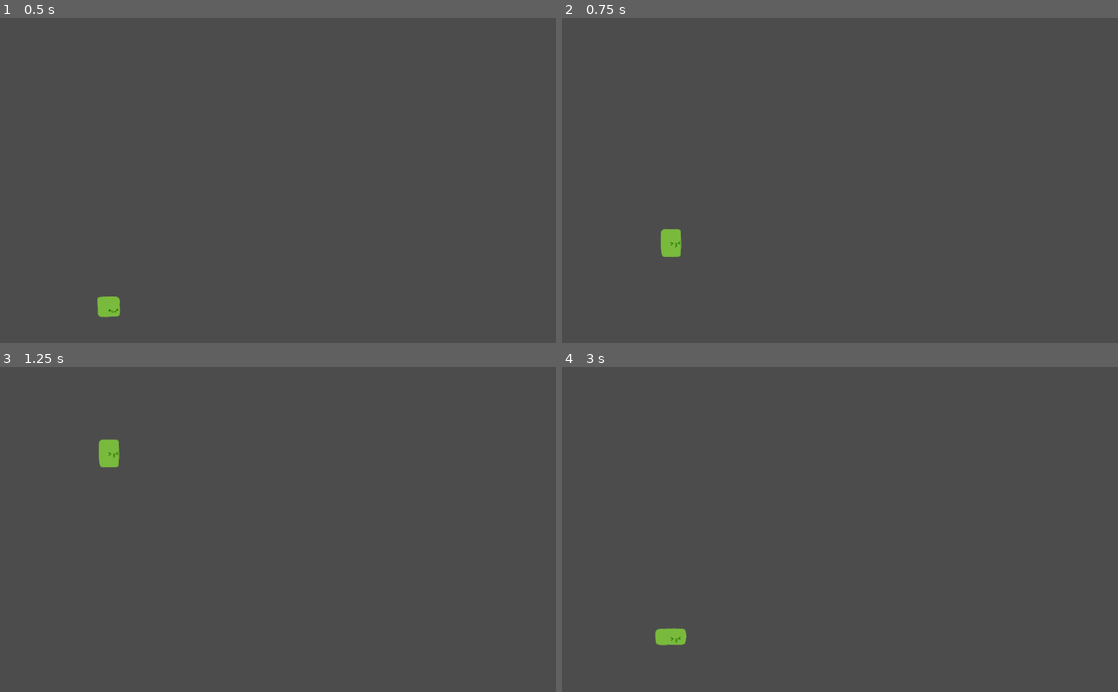
Above: before the commit, frames 1-4 (two rows, left to right).
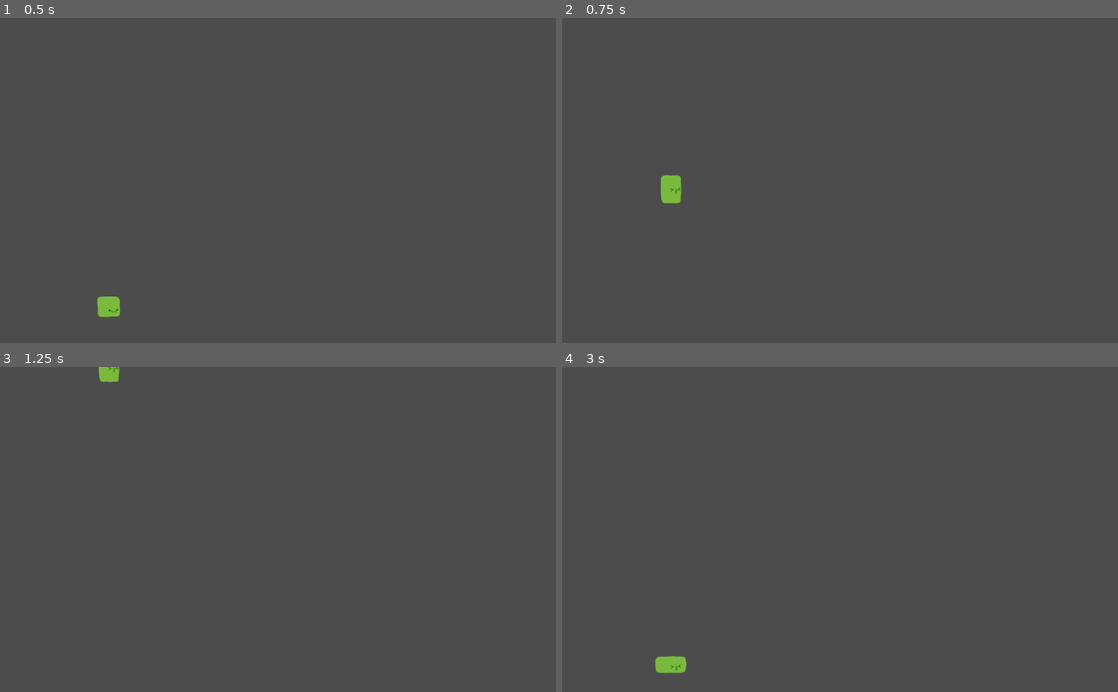
Above: after the commit, the same moments.

Repository: CoryParsnipson/bouncy-block
Game: Godot game, scene res://Main.tscn
The game is run twice, just before and just after one commit, with the same random seed, the same clock (stepped at 60 frames per second) and the same inputs.
Inputs:
- Up to frame 1 (0.5 s): no input
- Up to frame 2 (0.75 s): tap Enter (ui_accept) at 0.5 s; hold Space (ui_select) from 0.53 s (still down)
- Up to frame 3 (1.25 s): keep holding Space (ui_select); tap Enter (ui_accept) at 0.77, 0.8, 1.07 s
- Up to frame 4 (3 s): release Space (ui_select) at 1.28 s; tap Enter (ui_accept) at 1.35, 1.52, 1.82, 2.3 s; tap Space (ui_select) at 1.55, 2.85 s; hold Space (ui_select) 2.03-2.78 s

Frame 1 is identical in both runs. In frame 2, 0.6% of the frame differs, in the area x 17-22%, y 48-74%; in frame 3, 0.5%; in frame 4, 0.6%.

Commit message:
Implement variable length press/jump and fiddle around with numbers.

Diff:
--- a/Main.tscn
+++ b/Main.tscn
@@ -8,3 +8,4 @@
 
 position = Vector2( 200, 300 )
 _sections_unfolded = [ "Transform" ]
+jump_accel = 150
--- a/Player.gd
+++ b/Player.gd
@@ -3,15 +3,17 @@
 export var velocity = Vector2()
 export var acceleration = Vector2()
 
-export var jump_accel = 800
+export var jump_accel = 150
 export var gravity = Vector2(0, 30)
 
 export var disable_input = false
 
-export var max_vel = 0.0
-export var min_vel = 0.0
+var bounds = Rect2()
 
-var bounds = Rect2()
+var max_vel = 0.0
+var min_vel = 0.0
+
+var is_jumping = false
 
 func _ready():
 	max_vel = -jump_accel * 10
@@ -21,11 +23,21 @@
 
 	$AnimatedSprite.play()
 
+func is_jump_just_pressed():
+	return Input.is_action_just_pressed("ui_accept") or Input.is_action_just_pressed("ui_select")
+
+func is_jump_pressed():
+	return Input.is_action_pressed("ui_accept") or Input.is_action_pressed("ui_select")
+
 func _process(delta):
 	if !disable_input:
-		if Input.is_action_just_pressed("ui_accept") or Input.is_action_just_pressed("ui_select"):
+		if is_jump_just_pressed():
 			velocity.y = 0
 			acceleration.y -= jump_accel
+
+			# start flap timer (used for variable height jumps)
+			is_jumping = true
+			$FlapTimer.start()
 
 			# cut off the current animation and restart flap animation
 			$AnimatedSprite.stop()
@@ -35,7 +47,8 @@
 			$AnimatedSprite.play()
 
 func _physics_process(delta):
-	acceleration /= 2
+	if !is_jumping or !is_jump_pressed():
+		acceleration /= 2
 
 	velocity = velocity + acceleration + gravity
 	position += velocity * delta
@@ -50,3 +63,6 @@
 
 func _on_animation_finished():
 	$AnimatedSprite.play("neutral")
+
+func _on_reached_jump_apex():
+	is_jumping = false
--- a/Player.tscn
+++ b/Player.tscn
@@ -41,11 +41,9 @@
 }
 velocity = Vector2( 0, 0 )
 acceleration = Vector2( 0, 0 )
-jump_accel = 800
+jump_accel = 150
 gravity = Vector2( 0, 30 )
 disable_input = false
-max_vel = 0.0
-min_vel = 0.0
 
 [node name="AnimatedSprite" type="AnimatedSprite" parent="." index="0"]
 
@@ -58,4 +56,13 @@
 
 shape = SubResource( 2 )
 
+[node name="FlapTimer" type="Timer" parent="." index="2"]
+
+process_mode = 1
+wait_time = 0.1
+one_shot = true
+autostart = false
+
 [connection signal="animation_finished" from="AnimatedSprite" to="." method="_on_animation_finished"]
+
+[connection signal="timeout" from="FlapTimer" to="." method="_on_reached_jump_apex"]
--- a/project.godot
+++ b/project.godot
@@ -14,6 +14,15 @@
 run/main_scene="res://Main.tscn"
 config/icon="res://icon.png"
 
+[input]
+
+ui_accept=[ Object(InputEventKey,"resource_local_to_scene":false,"resource_name":"","device":0,"alt":false,"shift":false,"control":false,"meta":false,"command":false,"pressed":false,"scancode":16777221,"unicode":0,"echo":false,"script":null)
+, Object(InputEventKey,"resource_local_to_scene":false,"resource_name":"","device":0,"alt":false,"shift":false,"control":false,"meta":false,"command":false,"pressed":false,"scancode":16777222,"unicode":0,"echo":false,"script":null)
+, Object(InputEventKey,"resource_local_to_scene":false,"resource_name":"","device":0,"alt":false,"shift":false,"control":false,"meta":false,"command":false,"pressed":false,"scancode":32,"unicode":0,"echo":false,"script":null)
+, Object(InputEventJoypadButton,"resource_local_to_scene":false,"resource_name":"","device":0,"button_index":0,"pressure":0.0,"pressed":false,"script":null)
+, Object(InputEventMouseButton,"resource_local_to_scene":false,"resource_name":"","device":0,"alt":false,"shift":false,"control":false,"meta":false,"command":false,"button_mask":0,"position":Vector2( 0, 0 ),"global_position":Vector2( 0, 0 ),"factor":1.0,"button_index":1,"pressed":false,"doubleclick":false,"script":null)
+ ]
+
 [rendering]
 
 environment/default_environment="res://default_env.tres"
